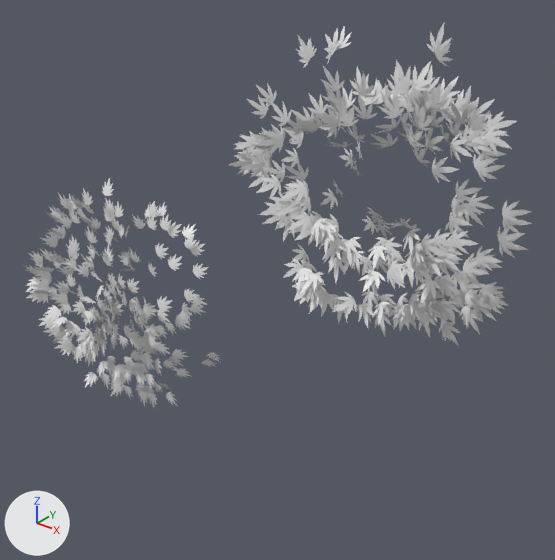
Renders of the OBJ model input/render/meshes/leaves.obj from each side of a commit.
Camera for both pictures: a 50 mm lens placed at (12.25, -18.32, 10.19), pointed at (0.29, -3.37, 0.92). Lighting does not change. The marker at lower left points along +X, +Y and +Z. Where no turn or scale is listed for an object, it has been applied to the vertices. Vertices at the same position are counted once.

Names of what the first picture shows: 'leaves'.
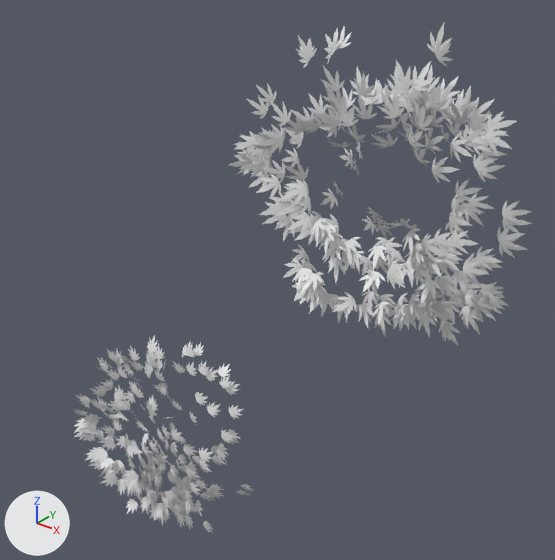
The change, as a list of edits to the scene's bpy script:
```text
Change me_leaves:
    used by ob_leaves; location = (0.0, 0.0, 0.0)
    remove me_leaves.from_pydata(...)  # 16858 vertices, 13048 faces; spans x -6.97..7.08, y -7.41..-1.52, z -4.43..8.17
    add me_leaves.from_pydata(...)  # 16858 vertices, 13048 faces; spans x -6.0..7.08, y -7.09..-1.52, z -9.27..8.17
    me_leaves part 1: the loose piece of 36 vertices spanning x -3.35..-2.89, y -3.16..-2.85, z 0.58..1.07 is moved by (0.97, 0.33, -4.83)
    me_leaves part 2: the loose piece of 36 vertices spanning x -3.9..-3.4, y -2.98..-2.59, z 1.01..1.39 is moved by (0.97, 0.33, -4.83)
    me_leaves part 3: the loose piece of 36 vertices spanning x -3.57..-3.05, y -3.21..-3.01, z 0.81..1.3 is moved by (0.97, 0.33, -4.83)
    me_leaves part 4: the loose piece of 36 vertices spanning x -6.31..-5.78, y -3.46..-3.42, z -0.39..0.11 is moved by (0.97, 0.33, -4.83)
    me_leaves part 5: the loose piece of 36 vertices spanning x -6.3..-5.77, y -3.55..-3.51, z -0.42..0.09 is moved by (0.97, 0.33, -4.83)
    me_leaves part 6: the loose piece of 36 vertices spanning x -3.41..-2.97, y -3.21..-2.9, z -1.52..-1.02 is moved by (0.97, 0.33, -4.83)
    me_leaves part 7: the loose piece of 36 vertices spanning x -3.07..-2.56, y -3.4..-3.22, z -1.04..-0.53 is moved by (0.97, 0.33, -4.83)
    me_leaves part 8: the loose piece of 36 vertices spanning x -4.85..-4.34, y -3.17..-2.79, z 1.55..1.95 is moved by (0.97, 0.33, -4.83)
    me_leaves part 9: the loose piece of 36 vertices spanning x -4.97..-4.46, y -3.33..-3.21, z 1.56..2.08 is moved by (0.97, 0.33, -4.83)
    me_leaves part 10: the loose piece of 36 vertices spanning x -5.25..-4.75, y -3.26..-2.93, z 1.47..1.89 is moved by (0.97, 0.33, -4.83)
    me_leaves part 11: the loose piece of 36 vertices spanning x -5.54..-5.03, y -3.48..-3.37, z -2.36..-1.84 is moved by (0.97, 0.33, -4.83)
    me_leaves part 12: the loose piece of 36 vertices spanning x -5.97..-5.47, y -3.45..-3.34, z -2.01..-1.5 is moved by (0.97, 0.33, -4.83)
    me_leaves part 13: the loose piece of 36 vertices spanning x -5.77..-5.26, y -3.53..-3.49, z -2.22..-1.7 is moved by (0.97, 0.33, -4.83)
    me_leaves part 14: the loose piece of 36 vertices spanning x -2.76..-2.28, y -3.64..-3.4, z 0.17..0.67 is moved by (0.97, 0.33, -4.83)
    me_leaves part 15: the loose piece of 36 vertices spanning x -6.64..-6.13, y -3.87..-3.75, z 0.3..0.81 is moved by (0.97, 0.33, -4.83)
    me_leaves part 16: the loose piece of 36 vertices spanning x -6.4..-5.93, y -3.52..-3.28, z 0.49..0.99 is moved by (0.97, 0.33, -4.83)
    me_leaves part 17: the loose piece of 36 vertices spanning x -6.44..-5.94, y -3.93..-3.81, z 0.55..1.06 is moved by (0.97, 0.33, -4.83)
    me_leaves part 18: the loose piece of 36 vertices spanning x -4.14..-3.63, y -4.11..-3.98, z -2.14..-1.65 is moved by (0.97, 0.33, -4.83)
    me_leaves part 19: the loose piece of 36 vertices spanning x -3.6..-3.17, y -3.7..-3.36, z -1.73..-1.24 is moved by (0.97, 0.33, -4.83)
    me_leaves part 20: the loose piece of 36 vertices spanning x -4.05..-3.54, y -3.8..-3.66, z -2.17..-1.65 is moved by (0.97, 0.33, -4.83)
    me_leaves part 21: 8532 of the vertices in x -6.97..-1.38, y -7.41..-2.94, z -4.43..3.44 are moved by (0.97, 0.33, -4.83)
```

What differs and where, as boxes (x1, y1, x2, y2) in the pictures (555 x 560 px; the box of a moved part takes in the faces that stretch with it):
'leaves', reshaped (10% narrower, 33% taller)
    before: (23, 23, 532, 407)
    after: (73, 23, 532, 533)
part 1 of me_leaves, moved or reshaped
    before: (191, 240, 206, 256)
    after: (226, 381, 240, 395)
part 2 of me_leaves, moved or reshaped
    before: (182, 224, 196, 238)
    after: (217, 364, 231, 378)
part 3 of me_leaves, moved or reshaped
    before: (184, 234, 197, 250)
    after: (220, 375, 232, 390)
part 4 of me_leaves, moved or reshaped
    before: (122, 251, 131, 264)
    after: (159, 382, 168, 394)
part 5 of me_leaves, moved or reshaped
    before: (118, 252, 129, 266)
    after: (156, 384, 166, 395)
part 6 of me_leaves, moved or reshaped
    before: (190, 304, 206, 315)
    after: (225, 438, 239, 444)
part 7 of me_leaves, moved or reshaped
    before: (193, 295, 208, 308)
    after: (228, 429, 241, 440)
part 8 of me_leaves, moved or reshaped
    before: (156, 202, 167, 216)
    after: (194, 343, 204, 356)
part 9 of me_leaves, moved or reshaped
    before: (147, 201, 158, 217)
    after: (185, 342, 196, 357)
part 10 of me_leaves, moved or reshaped
    before: (144, 201, 156, 217)
    after: (182, 341, 191, 356)
part 11 of me_leaves, moved or reshaped
    before: (142, 309, 151, 322)
    after: (179, 436, 186, 445)
part 12 of me_leaves, moved or reshaped
    before: (133, 297, 141, 307)
    after: (169, 422, 176, 430)
part 13 of me_leaves, moved or reshaped
    before: (135, 304, 145, 316)
    after: (170, 428, 180, 440)
part 14 of me_leaves, moved or reshaped
    before: (193, 263, 208, 279)
    after: (229, 405, 243, 419)
part 15 of me_leaves, moved or reshaped
    before: (103, 232, 112, 246)
    after: (143, 365, 151, 378)
part 16 of me_leaves, moved or reshaped
    before: (119, 224, 125, 238)
    after: (157, 359, 163, 371)
part 17 of me_leaves, moved or reshaped
    before: (105, 226, 114, 241)
    after: (145, 362, 153, 374)
part 18 of me_leaves, moved or reshaped
    before: (155, 325, 167, 339)
    after: (192, 456, 201, 465)
part 19 of me_leaves, moved or reshaped
    before: (176, 314, 190, 324)
    after: (211, 445, 219, 453)
part 20 of me_leaves, moved or reshaped (not visible afterwards)
    before: (164, 322, 176, 334)
part 21 of me_leaves, moved or reshaped
    before: (23, 178, 222, 407)
    after: (73, 335, 254, 533)
